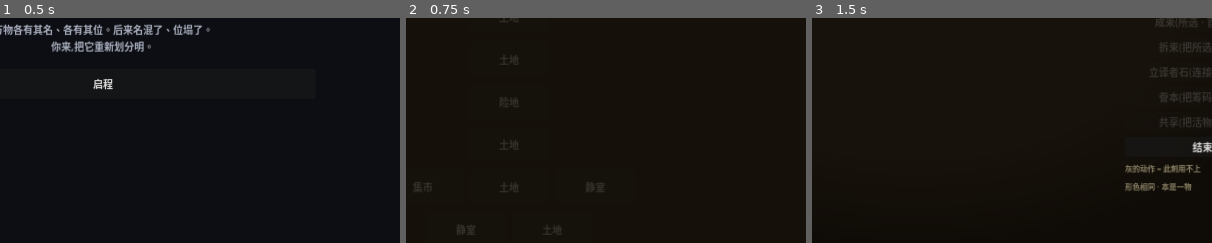
Above: before the commit, frames 1-3 (left to right).
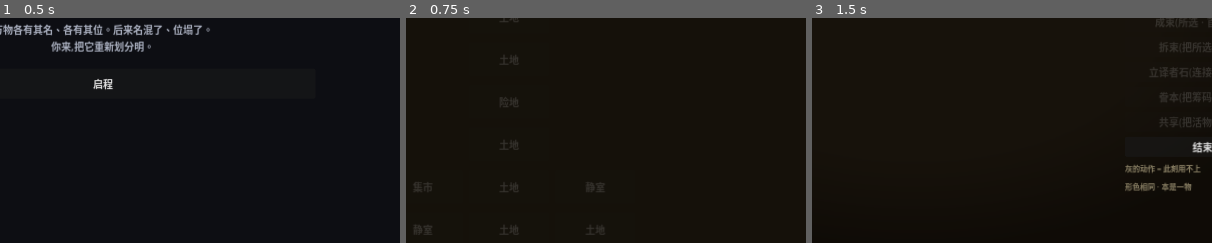
Above: after the commit, the same moments.

Repository: HelloKuoty/bounds
Game: Godot game, scene res://scenes/main/Main.tscn
The game is run twice, just before and just after one commit, with the same random seed, the same clock (stepped at 60 frames per second) and the same inputs.
Inputs:
- Up to frame 1 (0.5 s): no input
- Up to frame 2 (0.75 s): click "启程" at 0.5 s
- Up to frame 3 (1.5 s): click "土地" at 1.25 s
The pictures show only the part of the screen within x 37-87%, y 49-99%; the shares and areas given below are measured in that part.

Frame 1 is identical in both runs. In frame 2, 0.3% of the frame differs, in the area x 2-50%, y 92-97%; in frame 3, nothing differs.

Commit message:
iter-13: 先痛后悟 — a branch level where you must read essence, not name
承接 iter-11 大评(小鹿最高优/吴老师):
- 新增分叉领地 two_names(名障镇): 同名须分(钟 bell_time/bell_cup) 对照 异名须并(灯/火 同为 one_flame 的隐亲)
  intro "认形色, 莫认名" —— iter-08 徽记在此结算(同名异徽=分, 异名同徽=并)
- 接入 PLAN 分叉层(不动教学主干, 不改 run 长度, 烟雾走 options[0] 不受影响)
- 过程: 初版改 two_faced 撞了 test_elegant_single_cut(其双同名对的"一刀两清"决策深度证明)
  → 还原 two_faced 保住该测试, 隐亲独立成新领地(关注点分离); 不删/不弱化测试
- +2 回归测试 → 88绿, smoke通关, LOAD 0. 重导出网页.

Co-Authored-By: Claude Opus 4.8 (1M context) <noreply@anthropic.com>

Diff:
--- a/data/territories.json
+++ b/data/territories.json
@@ -65,6 +65,23 @@
         {"id": "crate", "label": "货箱的印", "glyph": "印", "meaning": "seal_mark", "kind": "token"},
         {"id": "north", "label": "北坊的钟", "glyph": "钟", "meaning": "bell_time", "kind": "living"},
         {"id": "cup", "label": "南坊的钟", "glyph": "钟", "meaning": "bell_cup", "kind": "token"}
+      ]
+    },
+    {
+      "id": "two_names",
+      "name": "名障镇",
+      "intro": "这镇的名最会骗人:有名字一样的,其实各是各的,该分开;也有名字两异的,却本是一条命,该并作一束。认形色,莫认名。",
+      "concord_target": 2,
+      "blight_max": 30,
+      "insight": 3,
+      "pieces": [
+        {"id": "gong", "label": "谯楼的钟", "glyph": "钟", "meaning": "bell_time", "kind": "living"},
+        {"id": "goblet", "label": "席上的钟", "glyph": "钟", "meaning": "bell_cup", "kind": "token"},
+        {"id": "lamp", "label": "檐下的灯", "glyph": "灯", "meaning": "one_flame", "kind": "living"},
+        {"id": "fire", "label": "灶下的火", "glyph": "火", "meaning": "one_flame", "kind": "living"}
+      ],
+      "clusters": [
+        {"id": "one_flame", "label": "本是一盏", "members": ["lamp", "fire"]}
       ]
     },
     {
--- a/scripts/autoload/run_manager.gd
+++ b/scripts/autoload/run_manager.gd
@@ -15,7 +15,7 @@
 	[{"type": "territory", "terr": "the_seep"}],            # 学:用界遏制蔓延
 	# 教学全过后才放开分叉(有选择,但不会撞上没学过的招)
 	[{"type": "bazaar", "terr": ""}, {"type": "territory", "terr": "two_faced"}, {"type": "sanctum", "terr": ""}],
-	[{"type": "sanctum", "terr": ""}, {"type": "territory", "terr": "scroll_bond"}],
+	[{"type": "sanctum", "terr": ""}, {"type": "territory", "terr": "scroll_bond"}, {"type": "territory", "terr": "two_names"}],  # 分叉:名障镇(异名同心)
 	[{"type": "heartland", "terr": "the_sprawl"}],          # Boss:蔓沼
 ]
 
--- a/tests/test_territory_data.gd
+++ b/tests/test_territory_data.gd
@@ -29,3 +29,28 @@
 	var board := BoardState.new()
 	board.load_territory(t)
 	assert_eq(board.instabilities().size(), 1, "the_crossing starts with one conflict")
+
+
+func test_two_names_hides_kin_under_different_names() -> void:
+	# iter-13 "先痛后悟": after the player is trained that "same name = the danger",
+	# 名障镇 subverts it — beside a same-name clash that must be SPLIT sits a pair
+	# with DIFFERENT names but the SAME essence (one badge) that must be UNITED. The
+	# badge reveals the kinship the names hide. Read essence, not name.
+	var t := TerritoryDatabase.get_territory("two_names")
+	var board := BoardState.new()
+	board.load_territory(t)
+	assert_eq(board.instabilities().size(), 2, "a same-name clash AND a hidden-kin pair")
+	var lamp: Dictionary = board.pieces["lamp"]
+	var fire: Dictionary = board.pieces["fire"]
+	assert_true(lamp["glyph"] != fire["glyph"], "the kin wear different names")
+	assert_eq(lamp["meaning"], fire["meaning"], "…but share one essence (one badge)")
+
+
+func test_two_names_is_solvable() -> void:
+	# Split the same-name clash, unite the hidden kin → cleared.
+	var t := TerritoryDatabase.get_territory("two_names")
+	var board := BoardState.new()
+	board.load_territory(t)
+	board.draw_wall(["goblet"])             # split the two "钟" (same name, different essence)
+	board.bundle(["lamp", "fire"], "lamp")  # unite the kin (different names, one essence)
+	assert_true(board.cleared, "splitting the clash and uniting the kin restores order")
Not shown, changed: docs/index.html
Not shown, changed: docs/index.pck
Not shown, added: team/iterations/iter-13.md
